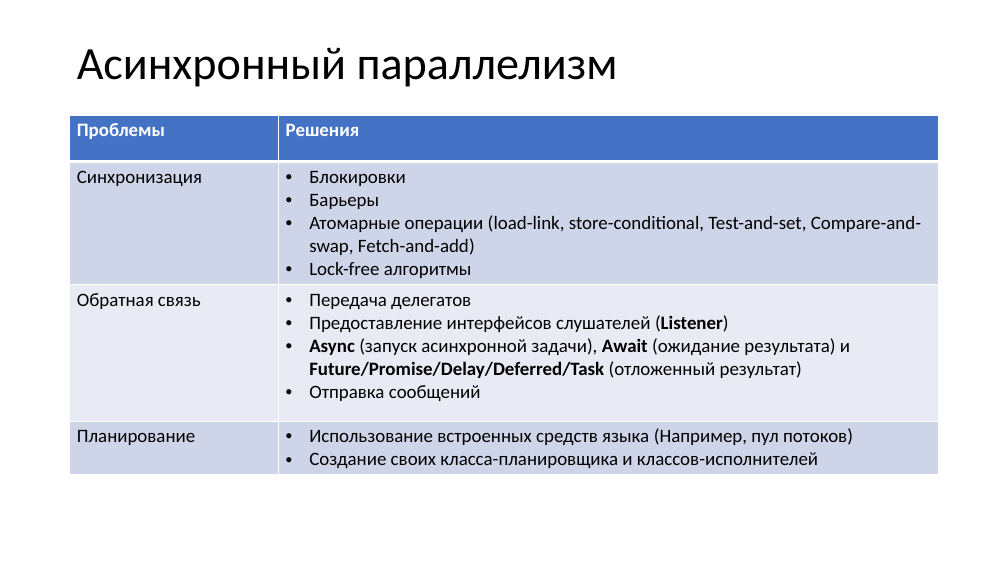
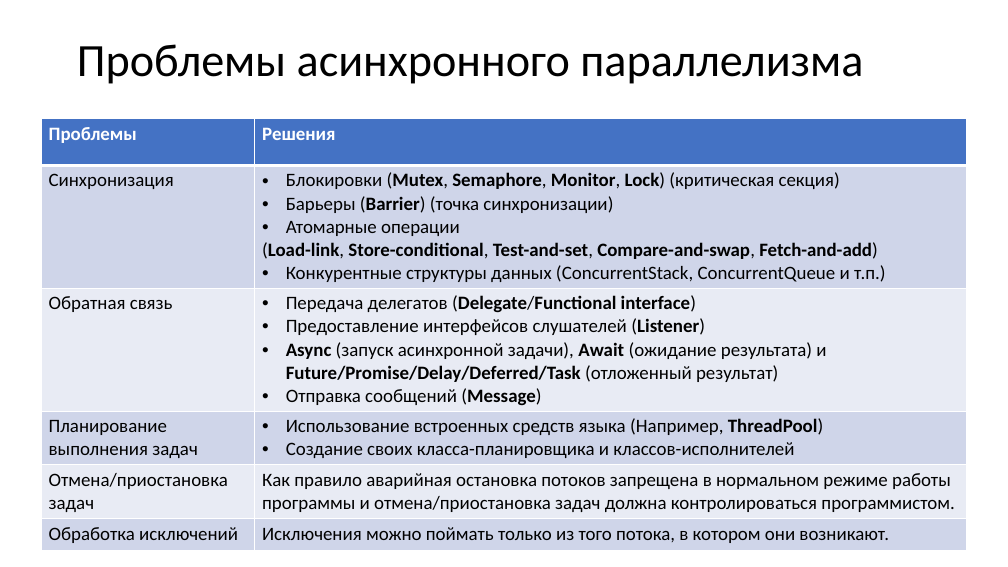
Before and after one commit to Zumisha/Parallel-Programming, a slide deck: slide 7 of Литература/Параллельное программирование.pptx (slide 6 before the commit). Drawn at 1008x567 pixels with LibreOffice and Linux fonts; fonts in the diff are those of the drawing. Boxes give left, top, right and bottom in pixels: in the first picture for what was removed or moved away, otherwise in the second. Text is boxed around its words. In the diff, an @@ line names an element or a change of style, - is before the commit and + after.

```diff
--- a/Литература/Параллельное программирование.pptx
+++ b/Литература/Параллельное программирование.pptx
@@ title at [77, 44, 863, 84]: text changed @@
-Асинхронный параллелизм
+Проблемы асинхронного параллелизма
@@ table at [41, 119, 966, 547] @@
-row 2: Синхронизация | Блокировки / Барьеры / Атомарные операции (load-link, store-conditional, Test-and-set, Compare-and-swap, Fetch-and-add) / Lock-free алгоритмы
-row 3: Обратная связь | Передача делегатов / Предоставление интерфейсов слушателей (Listener) / Async (запуск асинхронной задачи), Await (ожидание результата) и Future/Promise/Delay/Deferred/Task (отложенный результат) / Отправка сообщений
-row 4: Планирование | Использование встроенных средств языка (Например, пул потоков) / Создание своих класса-планировщика и классов-исполнителей
+row 2: Синхронизация | Блокировки (Mutex, Semaphore, Monitor, Lock) (критическая секция) / Барьеры (Barrier) (точка синхронизации) / Атомарные операции / (Load-link, Store-conditional, Test-and-set, Compare-and-swap, Fetch-and-add) / Конкурентные структуры данных (ConcurrentStack, ConcurrentQueue и т.п.)
+row 3: Обратная связь | Передача делегатов (Delegate/Functional interface) / Предоставление интерфейсов слушателей (Listener) / Async (запуск асинхронной задачи), Await (ожидание результата) и Future/Promise/Delay/Deferred/Task (отложенный результат) / Отправка сообщений (Message)
+row 4: Планирование выполнения задач | Использование встроенных средств языка (Например, ThreadPool) / Создание своих класса-планировщика и классов-исполнителей
+row 5: Отмена/приостановка задач | Как правило аварийная остановка потоков запрещена в нормальном режиме работы программы и отмена/приостановка задач должна контролироваться программистом.
+row 6: Обработка исключений | Исключения можно поймать только из того потока, в котором они возникают.
@@ table: place and size @@
-table at [70, 115, 939, 472]
+table at [41, 119, 966, 547]
```
Also in this commit, not shown: 4 other slides changed, 8 slides added, 2 slides removed, 7 other files.
